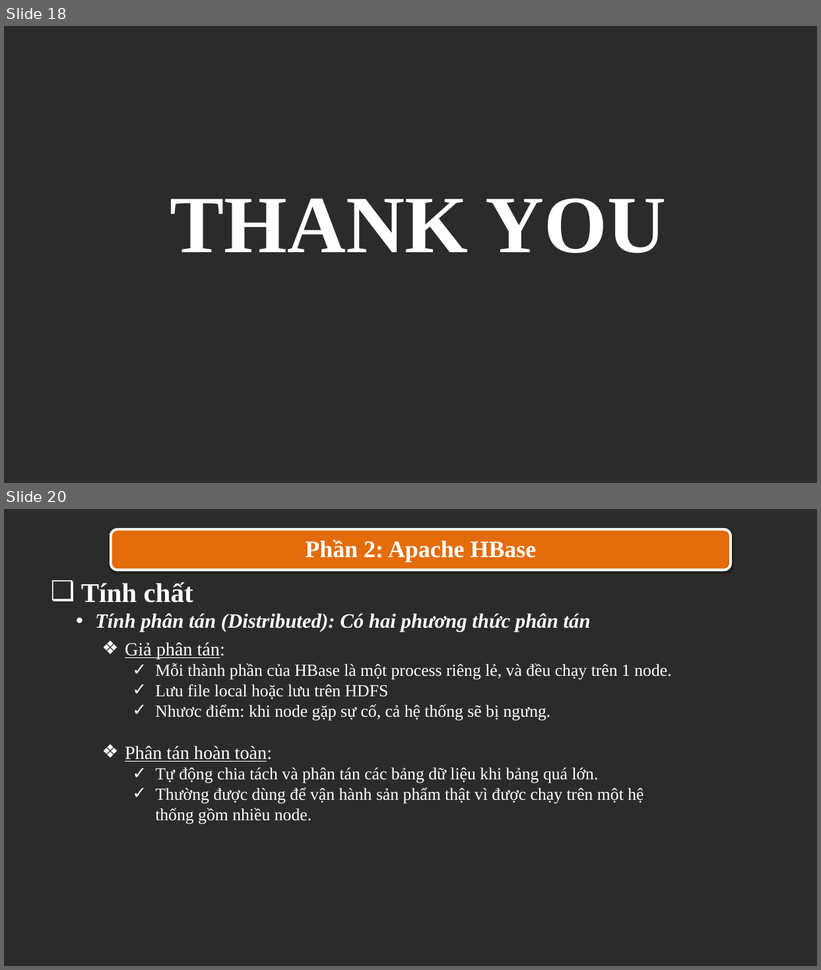
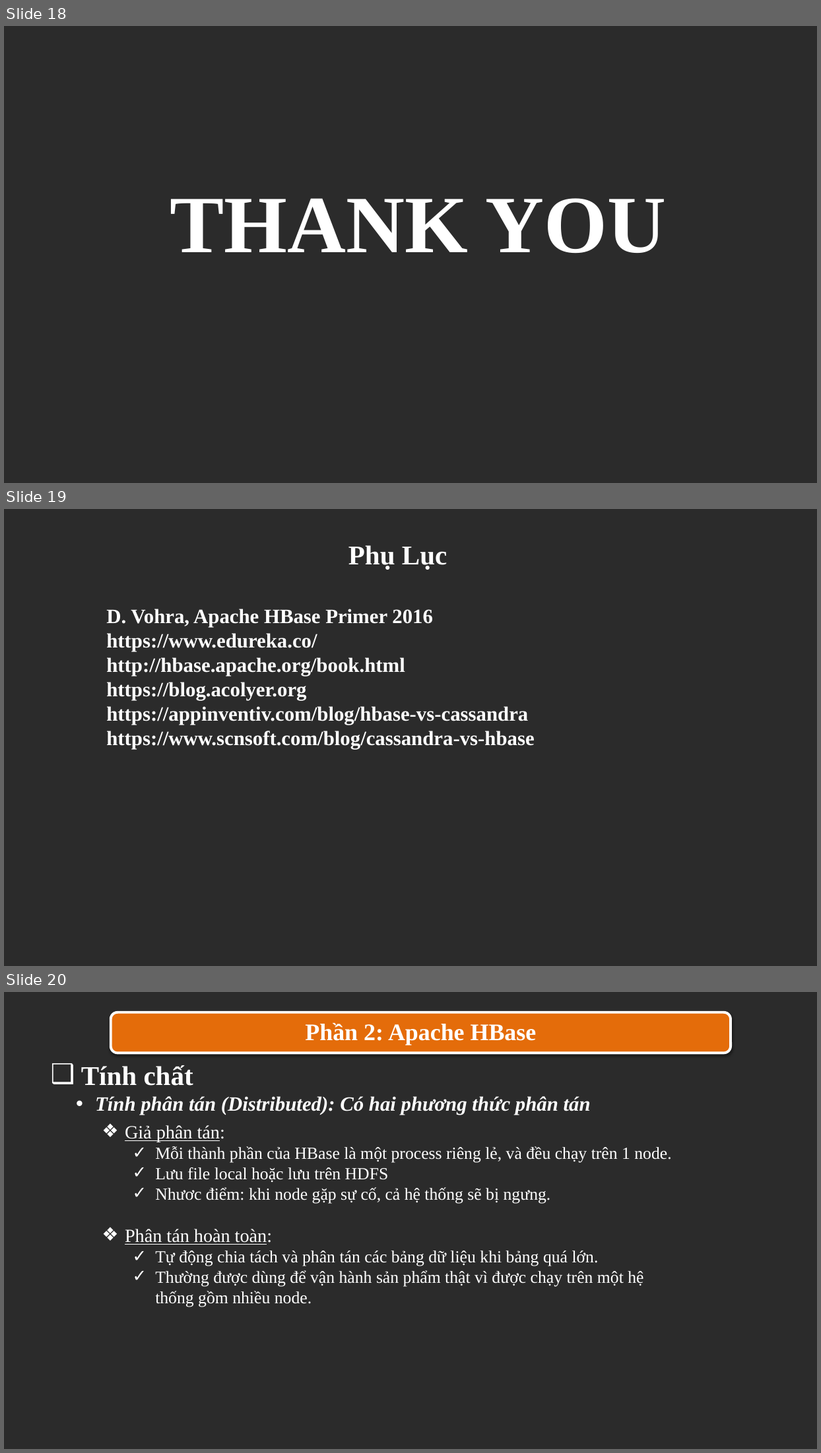
Before and after one commit to trandinhlam/document, a slide deck: CSDLNangCao/seminar_slide.pptx. Shown one above the other, each under a label of ours: slides 18 and 20 before the commit, slides 18, 19 and 20 after it; the slides between them are not shown. The pictures are 821x970 and 821x1453 pixels, drawn with LibreOffice and Linux fonts; fonts in the diff are those of the drawing; background and template pictures are left out; a plain dark background stands for a picture behind light text. Boxes give left, top, right and bottom in pixels: in the first picture for what was removed or moved away, otherwise in the second. Text is boxed around its words. In the diff, an @@ line names an element or a change of style, - is before the commit and + after.

Commit message:
Update phu luc

```diff
--- a/CSDLNangCao/seminar_slide.pptx
+++ b/CSDLNangCao/seminar_slide.pptx
@@ slide 19 added at (x1=4, y1=509, x2=817, y2=966), background picture (left out) @@
@@ text added at (x1=349, y1=545, x2=447, y2=569), 32 pt, text #FFFFFF, bold @@
+Phụ Lục
@@ text added at (x1=106, y1=609, x2=534, y2=749), 24 pt, text #FFFFFF, bold @@
+D. Vohra, Apache HBase Primer 2016
+https://www.edureka.co/
+http://hbase.apache.org/book.html
+https://blog.acolyer.org
+https://appinventiv.com/blog/hbase-vs-cassandra
+https://www.scnsoft.com/blog/cassandra-vs-hbase
```
Also in this commit, not shown: 1 slide removed.
